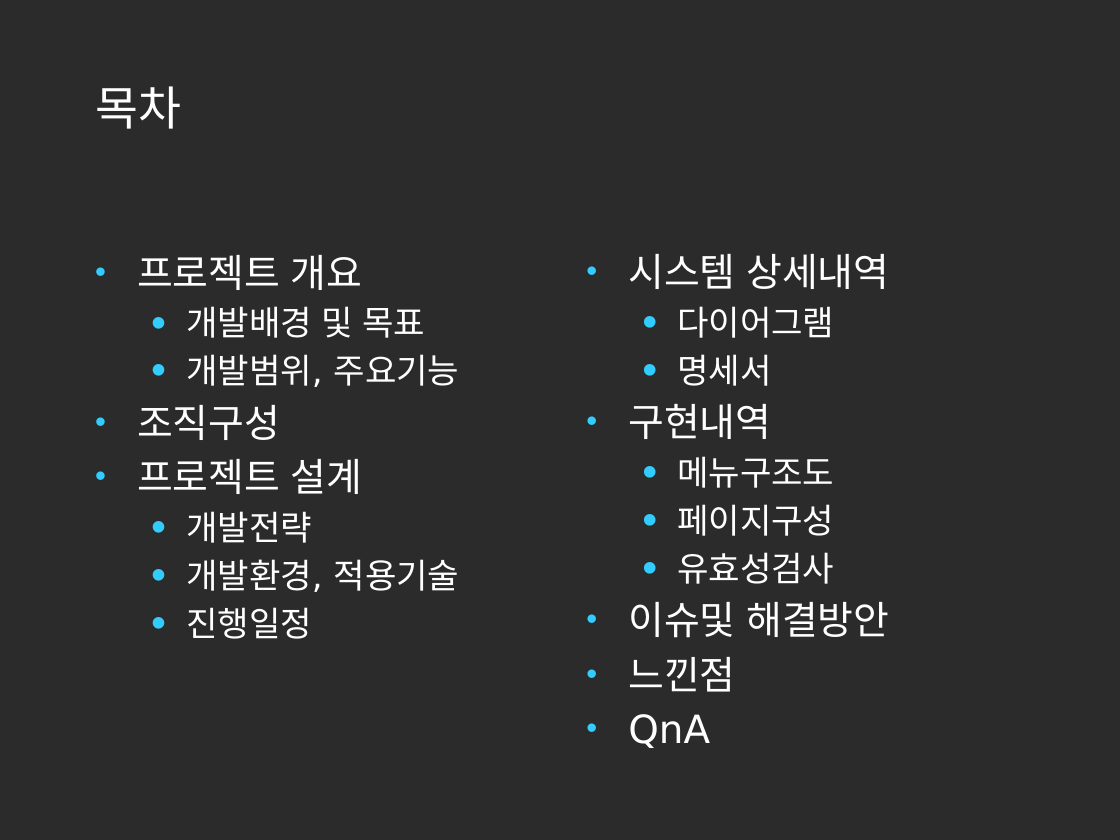
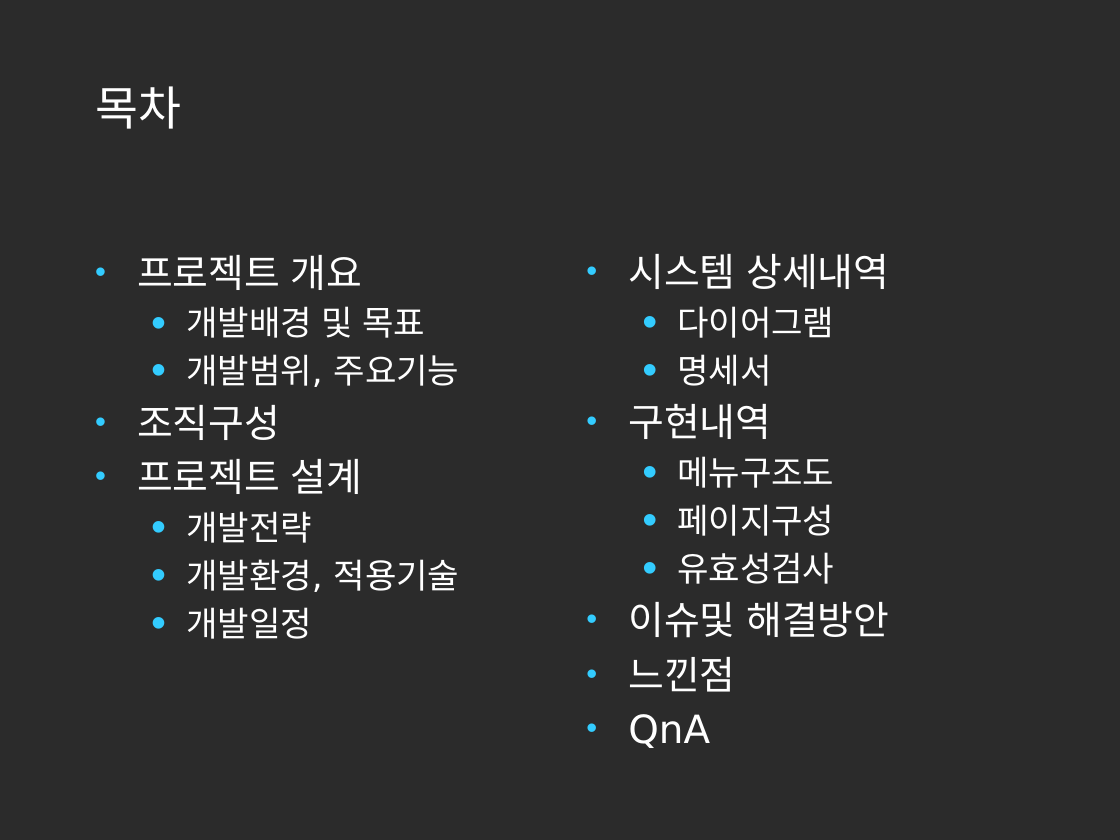
Before and after one commit to korea600/useful, a slide deck: slide 2 of Useful/UML/Presentation/useful_ppt_초안.pptx. Drawn at 1120x840 pixels with LibreOffice and Linux fonts; fonts in the diff are those of the drawing; background and template pictures are left out; a plain dark background stands for a picture behind light text. Boxes give left, top, right and bottom in pixels: in the first picture for what was removed or moved away, otherwise in the second. Text is boxed around its words. In the diff, an @@ line names an element or a change of style, - is before the commit and + after.

Commit message:
123

```diff
--- a/Useful/UML/Presentation/useful_ppt_초안.pptx
+++ b/Useful/UML/Presentation/useful_ppt_초안.pptx
@@ text at [186,607,312,639]: text changed @@
-  • 진행일정
+  • 개발일정
```
Also in this commit, not shown: 1 other slide changed, 2 slides added.
